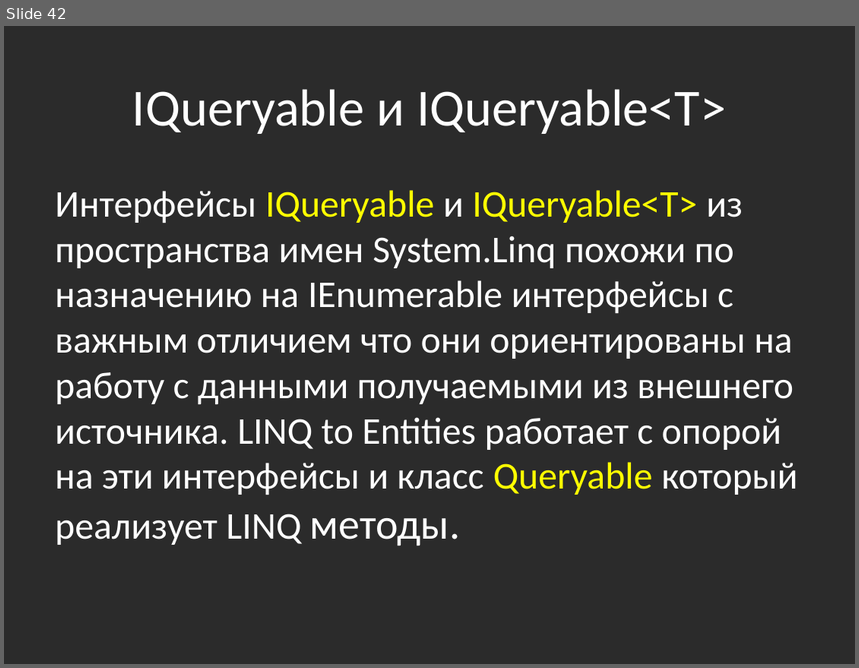
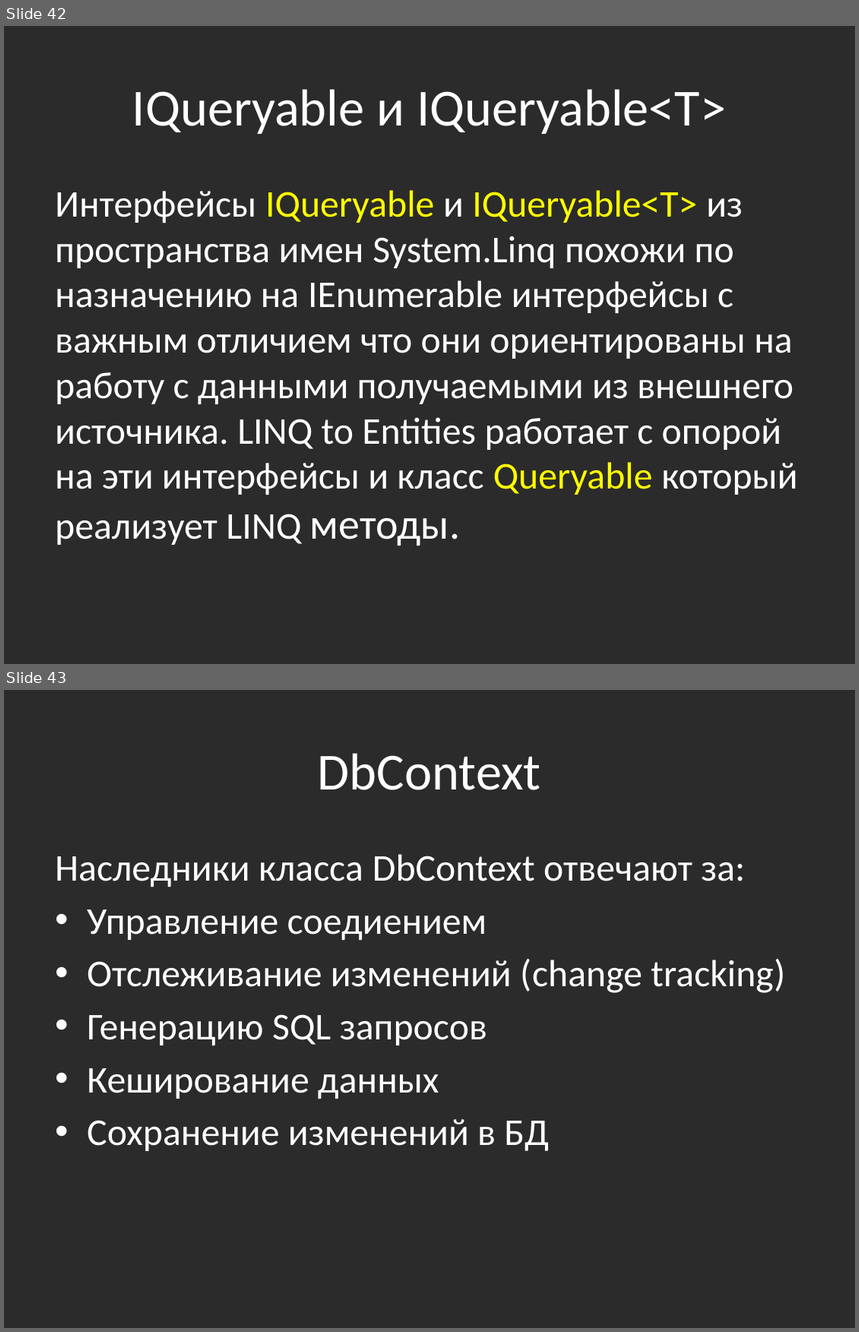
Before and after one commit to bazile/Training, a slide deck: Presentation/lesson-10-adonet.pptx. Shown one above the other, each under a label of ours: slide 42 before the commit, slides 42 and 43 after it. The pictures are 859x668 and 859x1332 pixels, drawn with LibreOffice and Linux fonts; fonts in the diff are those of the drawing; background and template pictures are left out; a plain dark background stands for a picture behind light text. Boxes give left, top, right and bottom in pixels: in the first picture for what was removed or moved away, otherwise in the second. Text is boxed around its words. In the diff, an @@ line names an element or a change of style, - is before the commit and + after.

```diff
--- a/Presentation/lesson-10-adonet.pptx
+++ b/Presentation/lesson-10-adonet.pptx
@@ slide 43 added at [4, 690, 855, 1328], background picture (left out) @@
@@ title added at [318, 753, 541, 790], 44 pt, text #FFFFFF @@
+DbContext
@@ text added at [55, 854, 785, 1151], 32 pt, text #FFFFFF @@
+Наследники класса DbContext отвечают за:
+• Управление соедиением
+• Отслеживание изменений (change tracking)
+• Генерацию SQL запросов
+• Кеширование данных
+• Сохранение изменений в БД
```
Also in this commit, not shown: 1 slide changed, 2 other slides added, 8 other files.
